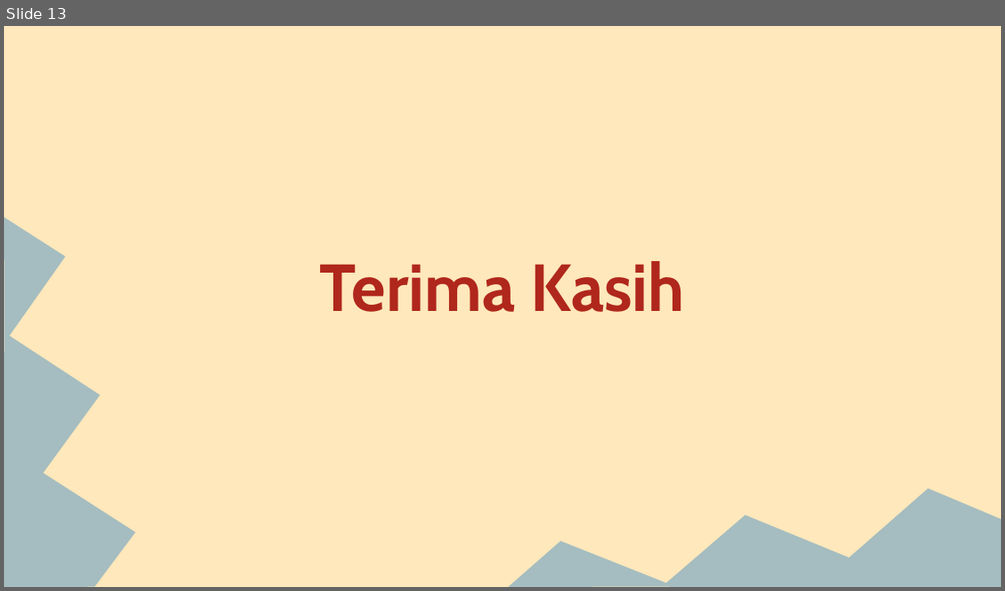
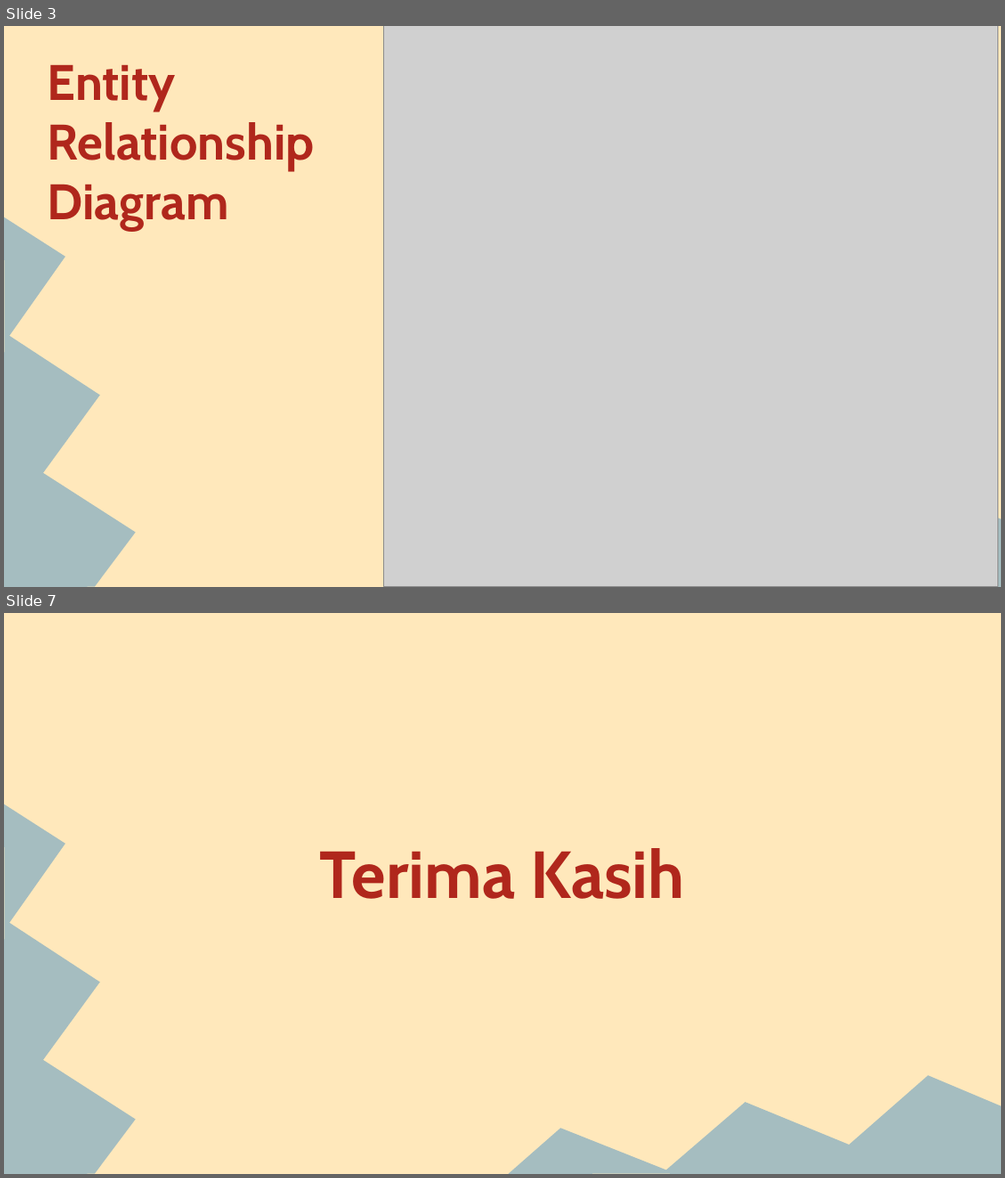
Before and after one commit to kikiiramdhani123/basdat-dan-psbo, a slide deck: PPT Presentasi Akhir.pptx. Shown one above the other, each under a label of ours: slide 13 before the commit, slides 3 and 7 after it; the slides between them are not shown. The pictures are 1005x591 and 1005x1178 pixels, drawn with LibreOffice and Linux fonts; fonts in the diff are those of the drawing; grey boxes stand for pictures. Boxes give left, top, right and bottom in pixels: in the first picture for what was removed or moved away, otherwise in the second. Text is boxed around its words. In the diff, an @@ line names an element or a change of style, - is before the commit and + after.

```diff
--- a/PPT Presentasi Akhir.pptx
+++ b/PPT Presentasi Akhir.pptx
@@ slide 3 added at (4, 26, 1001, 587), background #FFE8BB; not listed: 2 template elements that a slide beside it also shows @@
@@ picture added at (383, 26, 998, 587) @@
@@ title added at (48, 65, 315, 231), 36 pt, text #B0271C, bold @@
+Entity Relationship Diagram
@@ what was slide 13 is now slide 7 @@
```
Also in this commit, not shown: 2 slides changed, 3 other slides added, 10 slides removed, 6 other files.
